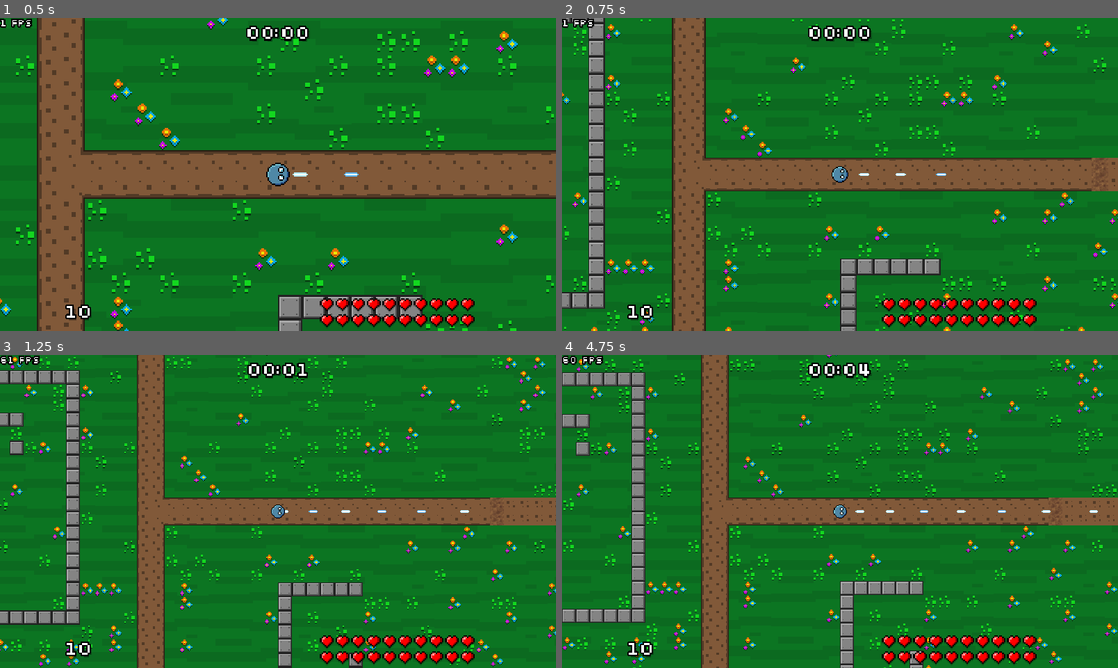
Above: before the commit, frames 1-4 (two rows, left to right).
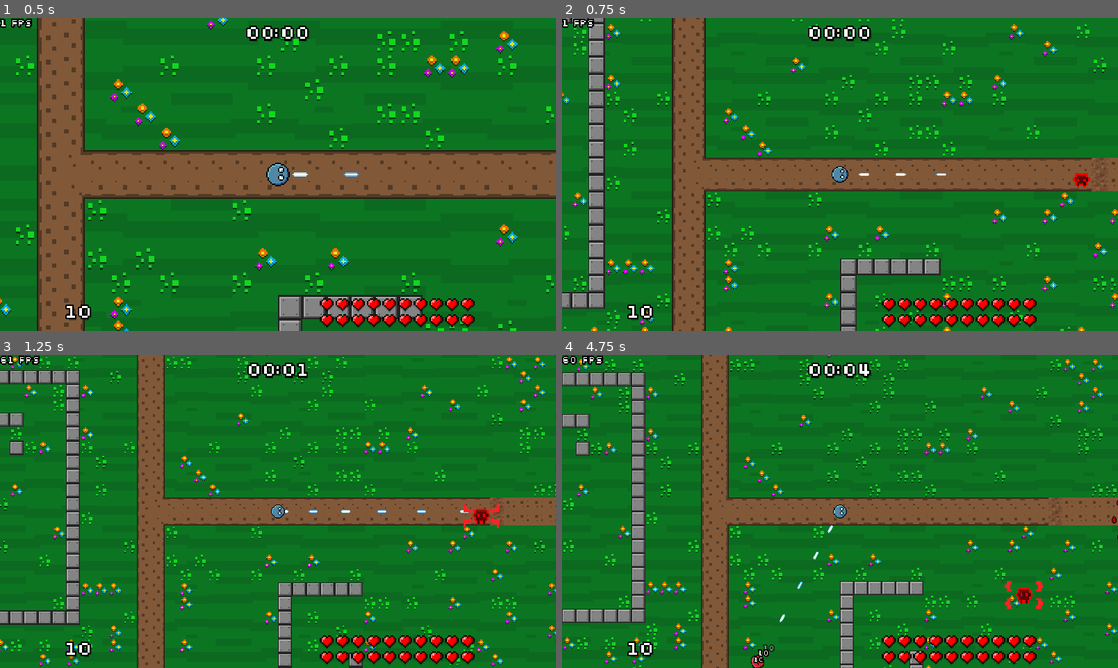
Above: after the commit, the same moments.

Repository: veprogames/top-down-incremental
Game: Godot game, scene res://level/level.tscn
Same seed, same stepped clock (60 frames per second), same inputs: the game is played once before the commit and once after it.
Inputs (mouse positions are in pixels of both pictures, inside the frame that each line leads up to):
- Up to frame 1 (0.5 s): no input
- Up to frame 2 (0.75 s): move the mouse to (867, 174) at 0.52 s
- Up to frame 3 (1.25 s): no input
- Up to frame 4 (4.75 s): move the mouse to (812, 511) at 1.27 s; move the mouse to (851, 505) at 2.02 s; move the mouse to (834, 517) at 2.77 s; move the mouse to (878, 514) at 3.52 s; move the mouse to (795, 508) at 4.27 s

Frame 1 is identical in both runs. In frame 2, 0.1% of the frame differs, in the area x 91-95%, y 49-55%; in frame 3, 0.2%; in frame 4, 0.6%, in the area x 33-100%, y 46-100%.

Commit message:
add enemy spawn indicator

Diff:
--- /dev/null
+++ b/spawner/enemy_spawn_indicator.gd
@@ -0,0 +1,55 @@
+class_name EnemySpawnIndicator
+extends Node2D
+
+static var SpawnIndicatorScene: PackedScene = preload("res://spawner/enemy_spawn_indicator.tscn")
+
+var attempts: int = 8
+
+var enemy: Enemy
+
+var did_spawn: bool = false
+
+@onready var shape_cast_2d: ShapeCast2D = $ShapeCast2D
+@onready var level: Level = get_tree().current_scene as Level
+@onready var animated_sprite_2d: AnimatedSprite2D = $AnimatedSprite2D
+
+
+func _ready() -> void:
+	assert(is_instance_valid(level))
+
+	shape_cast_2d.force_shapecast_update()
+	while is_instance_valid(shape_cast_2d) and shape_cast_2d.get_collision_count() > 0:
+		position += 100 * Vector2.RIGHT.rotated(randf() * TAU)
+
+		attempts -= 1
+		if attempts == 0:
+			break
+			queue_free()
+
+		shape_cast_2d.force_shapecast_update()
+
+	shape_cast_2d.queue_free()
+	animated_sprite_2d.play(&"default")
+
+
+func spawn() -> void:
+	if is_instance_valid(enemy):
+		enemy.global_position = global_position
+		level.add_enemy(enemy)
+
+
+static func create(pos: Vector2, enemy_: Enemy) -> EnemySpawnIndicator:
+	var indicator: EnemySpawnIndicator = SpawnIndicatorScene.instantiate() as EnemySpawnIndicator
+	indicator.global_position = pos
+	indicator.enemy = enemy_
+	return indicator
+
+
+func _on_animated_sprite_2d_frame_changed() -> void:
+	if animated_sprite_2d.frame == 12 and not did_spawn:
+		spawn()
+		did_spawn = true
+
+
+func _on_animated_sprite_2d_animation_finished() -> void:
+	queue_free()
--- /dev/null
+++ b/spawner/enemy_spawn_indicator.tscn
@@ -0,0 +1,152 @@
+[gd_scene load_steps=22 format=3 uid="uid://bxam7odd6bk5p"]
+
+[ext_resource type="Script" path="res://spawner/enemy_spawn_indicator.gd" id="1_xjp7u"]
+[ext_resource type="Texture2D" uid="uid://bqstyee13viby" path="res://spawner/spawn_indicator_spawning.png" id="2_dovlv"]
+
+[sub_resource type="CircleShape2D" id="CircleShape2D_xmfjs"]
+radius = 64.0
+
+[sub_resource type="AtlasTexture" id="AtlasTexture_ivwst"]
+atlas = ExtResource("2_dovlv")
+region = Rect2(0, 0, 24, 24)
+
+[sub_resource type="AtlasTexture" id="AtlasTexture_hq7hd"]
+atlas = ExtResource("2_dovlv")
+region = Rect2(24, 0, 24, 24)
+
+[sub_resource type="AtlasTexture" id="AtlasTexture_0pa5k"]
+atlas = ExtResource("2_dovlv")
+region = Rect2(48, 0, 24, 24)
+
+[sub_resource type="AtlasTexture" id="AtlasTexture_3y2op"]
+atlas = ExtResource("2_dovlv")
+region = Rect2(72, 0, 24, 24)
+
+[sub_resource type="AtlasTexture" id="AtlasTexture_tubdq"]
+atlas = ExtResource("2_dovlv")
+region = Rect2(96, 0, 24, 24)
+
+[sub_resource type="AtlasTexture" id="AtlasTexture_qyh64"]
+atlas = ExtResource("2_dovlv")
+region = Rect2(120, 0, 24, 24)
+
+[sub_resource type="AtlasTexture" id="AtlasTexture_ey8bs"]
+atlas = ExtResource("2_dovlv")
+region = Rect2(144, 0, 24, 24)
+
+[sub_resource type="AtlasTexture" id="AtlasTexture_dxs76"]
+atlas = ExtResource("2_dovlv")
+region = Rect2(168, 0, 24, 24)
+
+[sub_resource type="AtlasTexture" id="AtlasTexture_si3jv"]
+atlas = ExtResource("2_dovlv")
+region = Rect2(192, 0, 24, 24)
+
+[sub_resource type="AtlasTexture" id="AtlasTexture_14cj7"]
+atlas = ExtResource("2_dovlv")
+region = Rect2(216, 0, 24, 24)
+
+[sub_resource type="AtlasTexture" id="AtlasTexture_10qik"]
+atlas = ExtResource("2_dovlv")
+region = Rect2(240, 0, 24, 24)
+
+[sub_resource type="AtlasTexture" id="AtlasTexture_yx1c3"]
+atlas = ExtResource("2_dovlv")
+region = Rect2(264, 0, 24, 24)
+
+[sub_resource type="AtlasTexture" id="AtlasTexture_rdqhk"]
+atlas = ExtResource("2_dovlv")
+region = Rect2(288, 0, 24, 24)
+
+[sub_resource type="AtlasTexture" id="AtlasTexture_3wiuy"]
+atlas = ExtResource("2_dovlv")
+region = Rect2(312, 0, 24, 24)
+
+[sub_resource type="AtlasTexture" id="AtlasTexture_qxiy4"]
+atlas = ExtResource("2_dovlv")
+region = Rect2(336, 0, 24, 24)
+
+[sub_resource type="AtlasTexture" id="AtlasTexture_ncs64"]
+atlas = ExtResource("2_dovlv")
+region = Rect2(360, 0, 24, 24)
+
+[sub_resource type="AtlasTexture" id="AtlasTexture_igno4"]
+atlas = ExtResource("2_dovlv")
+region = Rect2(384, 0, 24, 24)
+
+[sub_resource type="SpriteFrames" id="SpriteFrames_3kf0y"]
+animations = [{
+"frames": [{
+"duration": 1.0,
+"texture": SubResource("AtlasTexture_ivwst")
+}, {
+"duration": 1.0,
+"texture": SubResource("AtlasTexture_hq7hd")
+}, {
+"duration": 1.0,
+"texture": SubResource("AtlasTexture_0pa5k")
+}, {
+"duration": 1.0,
+"texture": SubResource("AtlasTexture_3y2op")
+}, {
+"duration": 1.0,
+"texture": SubResource("AtlasTexture_tubdq")
+}, {
+"duration": 1.0,
+"texture": SubResource("AtlasTexture_qyh64")
+}, {
+"duration": 1.0,
+"texture": SubResource("AtlasTexture_ey8bs")
+}, {
+"duration": 1.0,
+"texture": SubResource("AtlasTexture_dxs76")
+}, {
+"duration": 1.0,
+"texture": SubResource("AtlasTexture_si3jv")
+}, {
+"duration": 1.0,
+"texture": SubResource("AtlasTexture_14cj7")
+}, {
+"duration": 1.0,
+"texture": SubResource("AtlasTexture_10qik")
+}, {
+"duration": 1.0,
+"texture": SubResource("AtlasTexture_yx1c3")
+}, {
+"duration": 1.0,
+"texture": SubResource("AtlasTexture_rdqhk")
+}, {
+"duration": 1.0,
+"texture": SubResource("AtlasTexture_3wiuy")
+}, {
+"duration": 1.0,
+"texture": SubResource("AtlasTexture_qxiy4")
+}, {
+"duration": 1.0,
+"texture": SubResource("AtlasTexture_ncs64")
+}, {
+"duration": 1.0,
+"texture": SubResource("AtlasTexture_igno4")
+}],
+"loop": false,
+"name": &"default",
+"speed": 12.0
+}]
+
+[node name="EnemySpawnIndicator" type="Node2D"]
+script = ExtResource("1_xjp7u")
+
+[node name="ShapeCast2D" type="ShapeCast2D" parent="."]
+shape = SubResource("CircleShape2D_xmfjs")
+target_position = Vector2(0, 0)
+max_results = 1
+collision_mask = 5
+
+[node name="AnimatedSprite2D" type="AnimatedSprite2D" parent="."]
+scale = Vector2(2, 2)
+sprite_frames = SubResource("SpriteFrames_3kf0y")
+frame = 1
+frame_progress = 0.686363
+
+[connection signal="animation_finished" from="AnimatedSprite2D" to="." method="_on_animated_sprite_2d_animation_finished"]
+[connection signal="frame_changed" from="AnimatedSprite2D" to="." method="_on_animated_sprite_2d_frame_changed"]
--- a/spawner/level_spawner.gd
+++ b/spawner/level_spawner.gd
@@ -13,5 +13,7 @@
 	if is_instance_valid(player):
 		var tier: int = EnemyFactory.get_random_tier(level.time)
 		var enemy: Enemy = EnemyFactory.create_random(tier)
-		enemy.position = player.position + 500 * Vector2.RIGHT.rotated(randf() * TAU)
-		level.add_enemy(enemy)
+		var dist: float = randf_range(100, 500)
+		var pos: Vector2 = player.position + dist * Vector2.RIGHT.rotated(randf() * TAU)
+		var indicator: EnemySpawnIndicator = EnemySpawnIndicator.create(pos, enemy)
+		level.add_child(indicator)
Binary file added: spawner/spawn_indicator_spawning.png
Not shown, added: spawner/spawn_indicator_spawning.png.import
Not shown, added: spawner/spawn_indicator_spawning.pxo
